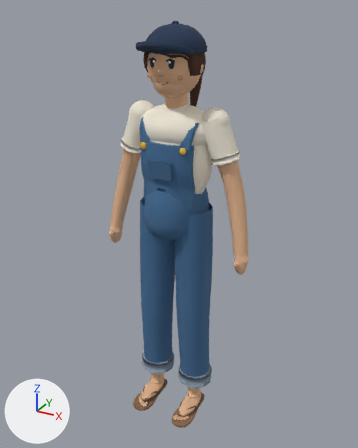
An edit to the glTF model farm/assets/models/vanessa.glb, drawn before and after from the same camera.
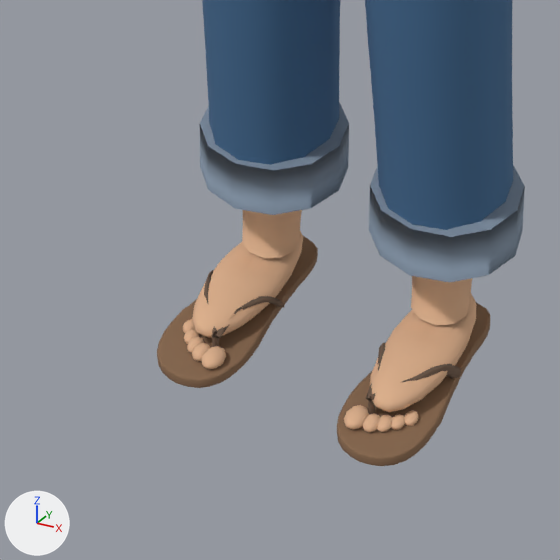
The first picture shows the older version from a 50 mm lens placed at (3196.945, -1757.311, 9049.493), pointed at (3196.024, -1755.637, 9048.655). The close-ups show the older and then the newer version on the part from 28% to 61% of the width and 73% to 100% of the height of that picture. Only the edits that show in the close-ups are written down. Every picture has the same lights, and +X, +Y and +Z are marked at lower left. Vertices at exactly the same position are counted once.

The scene before the commit, as lines of its bpy script (objects in view):
```python
me_mesh_0 = bpy.data.meshes.new('Mesh_0')
me_mesh_0.from_pydata(...)  # 7283 vertices, 14048 faces; spans x 3195.69..3196.35, y -1755.85..-1755.48, z 9047.76..9049.45
me_mesh_0.materials.append(mat_v_sk_vanessa)
ob_mesh_0 = bpy.data.objects.new('Mesh_0', me_mesh_0)
ob_mesh_0.location = (0.0, 0.0, 0.0)
```
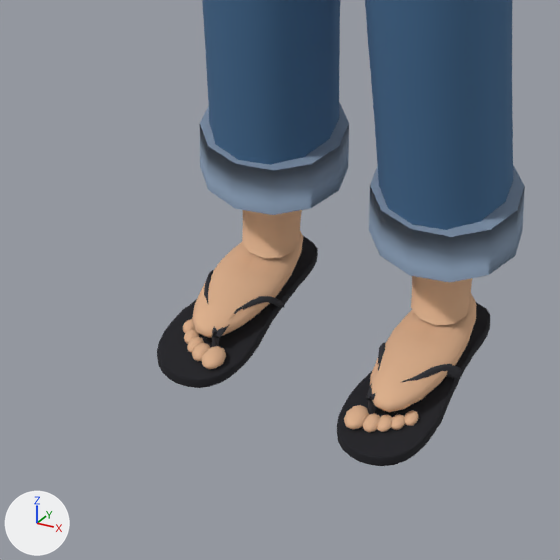
What changed in the scene script:
```text
Change me_mesh_0:
    where me_mesh_0.from_pydata(...)  # 7283 vertices, 14048 faces; spans x 3195.69..3196.35, y -1755.85..-1755.48, z 9047.76..9049.45
    used by ob_mesh_0; location = (0.0, 0.0, 0.0)
    me_mesh_0 part 1: 632 faces centred in x 3195.87..3196.17, y -1755.85..-1755.61, z 9047.76..9047.78 are repainted in the vertex colours; the middle colour goes from brown #8a6a4f to black #1c1c22
    me_mesh_0 part 2: 576 faces centred in x 3195.88..3196.16, y -1755.8..-1755.71, z 9047.77..9047.81 are repainted in the vertex colours; the middle colour goes from brown #735c4b to dark grey #323238
```

Boxes (x1, y1, x2, y2) around the edits, measured in the close-ups (560 x 560 px):
part 1 of me_mesh_0, recoloured
    both: (157, 236, 490, 466)
part 2 of me_mesh_0, recoloured
    both: (204, 270, 461, 415)
